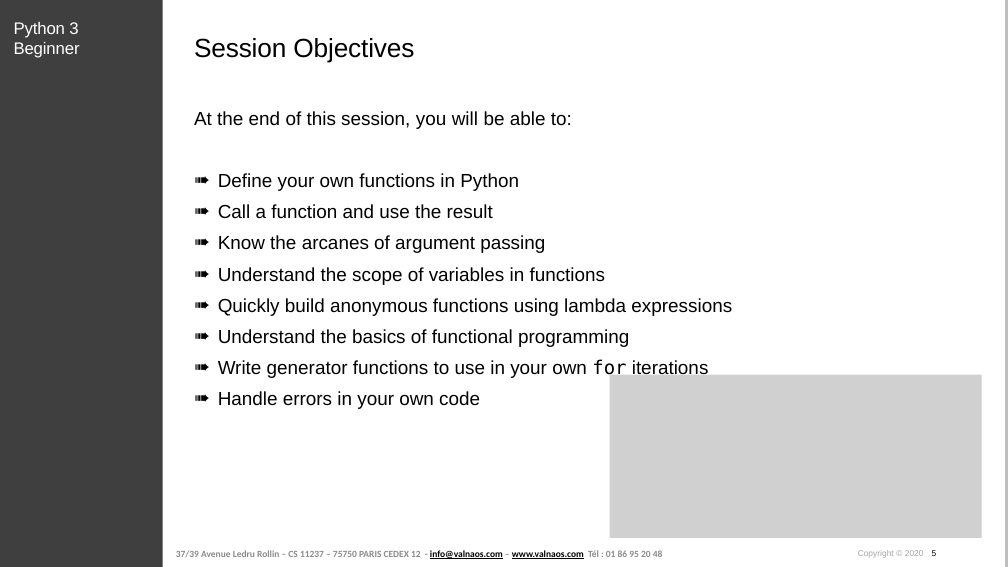
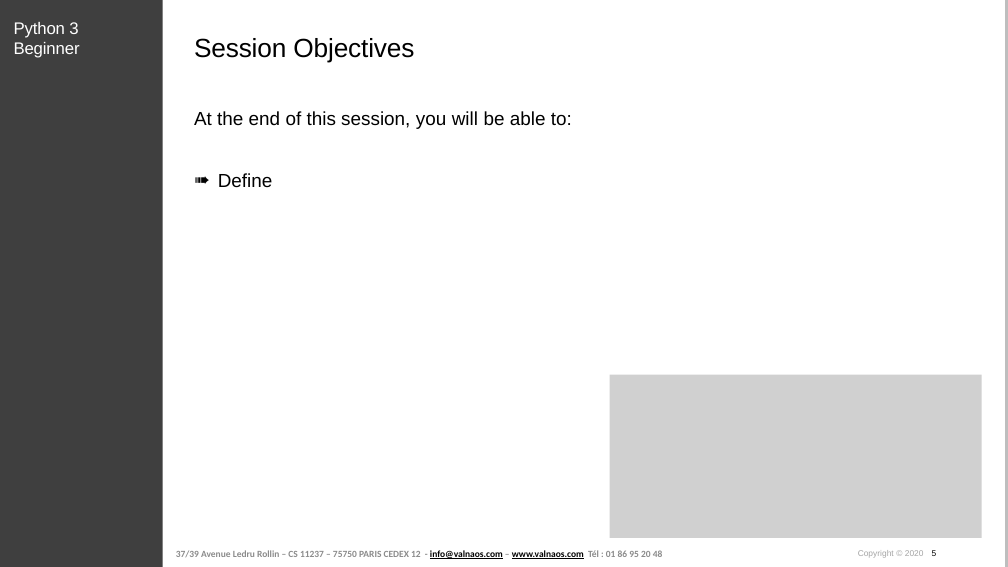
Before and after one commit to cstar-industries/python-3-beginner, a slide deck: slide 5 of 008-Essential-Python-Libraries/Functions And More - Slides.pptx. Drawn at 1008x567 pixels with LibreOffice and Linux fonts; fonts in the diff are those of the drawing; grey boxes stand for pictures; background and template pictures are left out. Boxes give left, top, right and bottom in pixels: in the first picture for what was removed or moved away, otherwise in the second. Text is boxed around its words. In the diff, an @@ line names an element or a change of style, - is before the commit and + after.

```diff
--- a/008-Essential-Python-Libraries/Functions And More - Slides.pptx
+++ b/008-Essential-Python-Libraries/Functions And More - Slides.pptx
@@ text at [218,173,273,188]: text changed @@
-➠ Define your own functions in Python
-➠ Call a function and use the result
-➠ Know the arcanes of argument passing
-➠ Understand the scope of variables in functions
-➠ Quickly build anonymous functions using lambda expressions
-➠ Understand the basics of functional programming
-➠ Write generator functions to use in your own for iterations
-➠ Handle errors in your own code
+➠ Define
```
Also in this commit, not shown: 3 other slides changed, 14 slides added, 45 slides removed, 1 other file.
